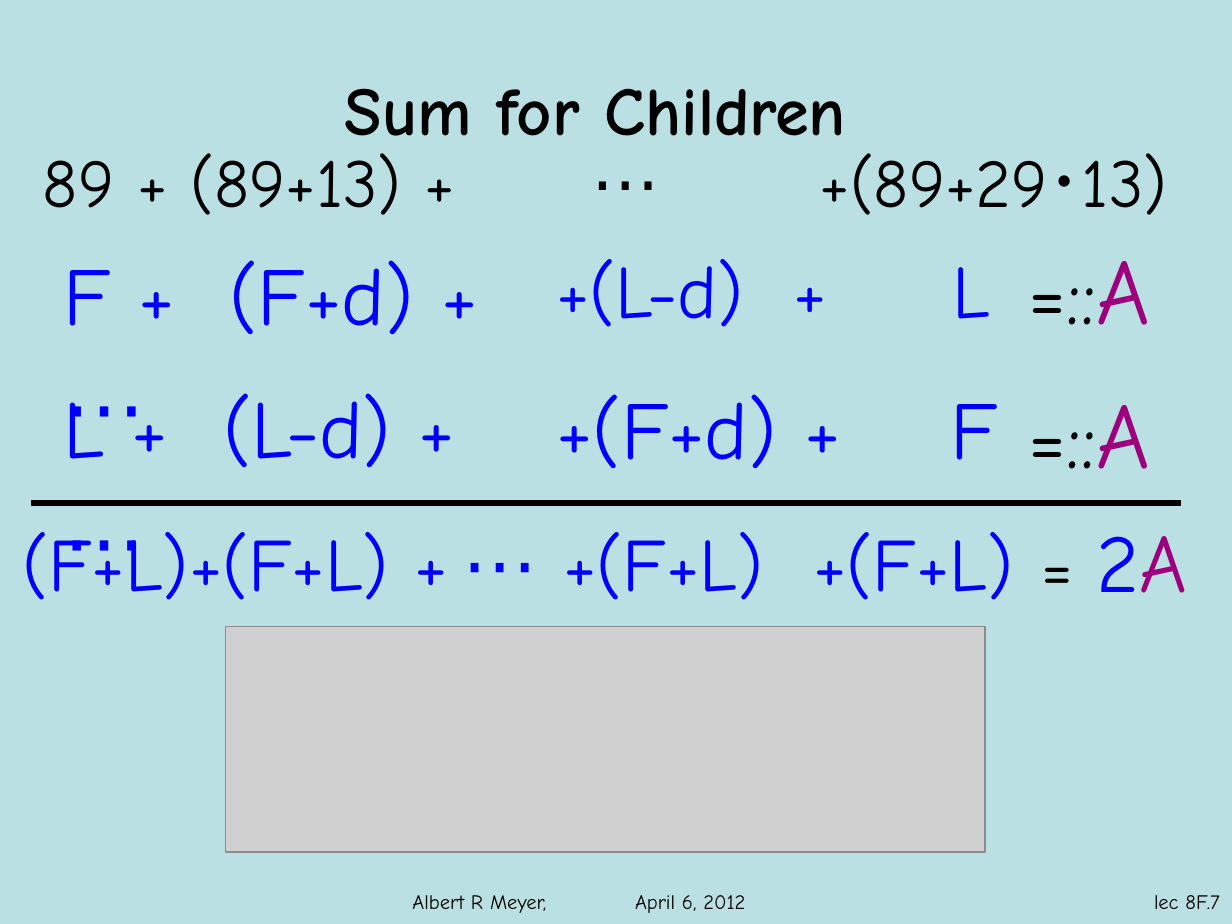
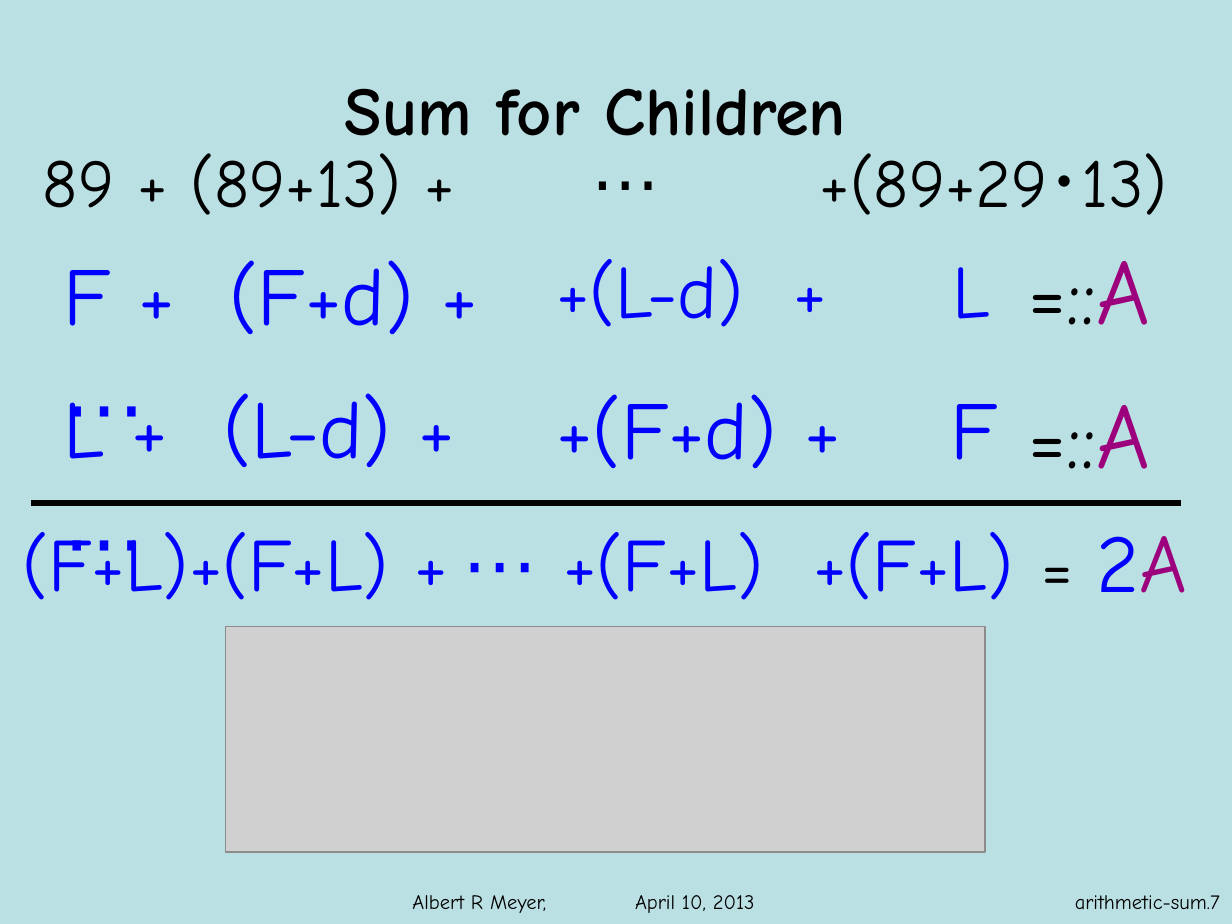
Before and after one commit to armeyer/mcs_web, a slide deck: slide 7 of spring12/slidesS12/arithmetic-sums.pptx. Drawn at 1232x924 pixels with LibreOffice and Linux fonts; fonts in the diff are those of the drawing; grey boxes stand for pictures; background and template pictures are left out. Boxes give left, top, right and bottom in pixels: in the first picture for what was removed or moved away, otherwise in the second. Text is boxed around its words. In the diff, an @@ line names an element or a change of style, - is before the commit and + after.

```diff
--- a/spring12/slidesS12/arithmetic-sums.pptx
+++ b/spring12/slidesS12/arithmetic-sums.pptx
@@ text at [412,895,755,913]: text changed @@
-Albert R Meyer, April 6, 2012
+Albert R Meyer, April 10, 2013
@@ page number added at [1075,895,1220,909], 12 pt, text #000000 @@
+arithmetic-sum.7
@@ page number removed at [1154,895,1219,909] @@
-lec 8F.7
```
Also in this commit, not shown: 8 other slides changed, 3 other files.
